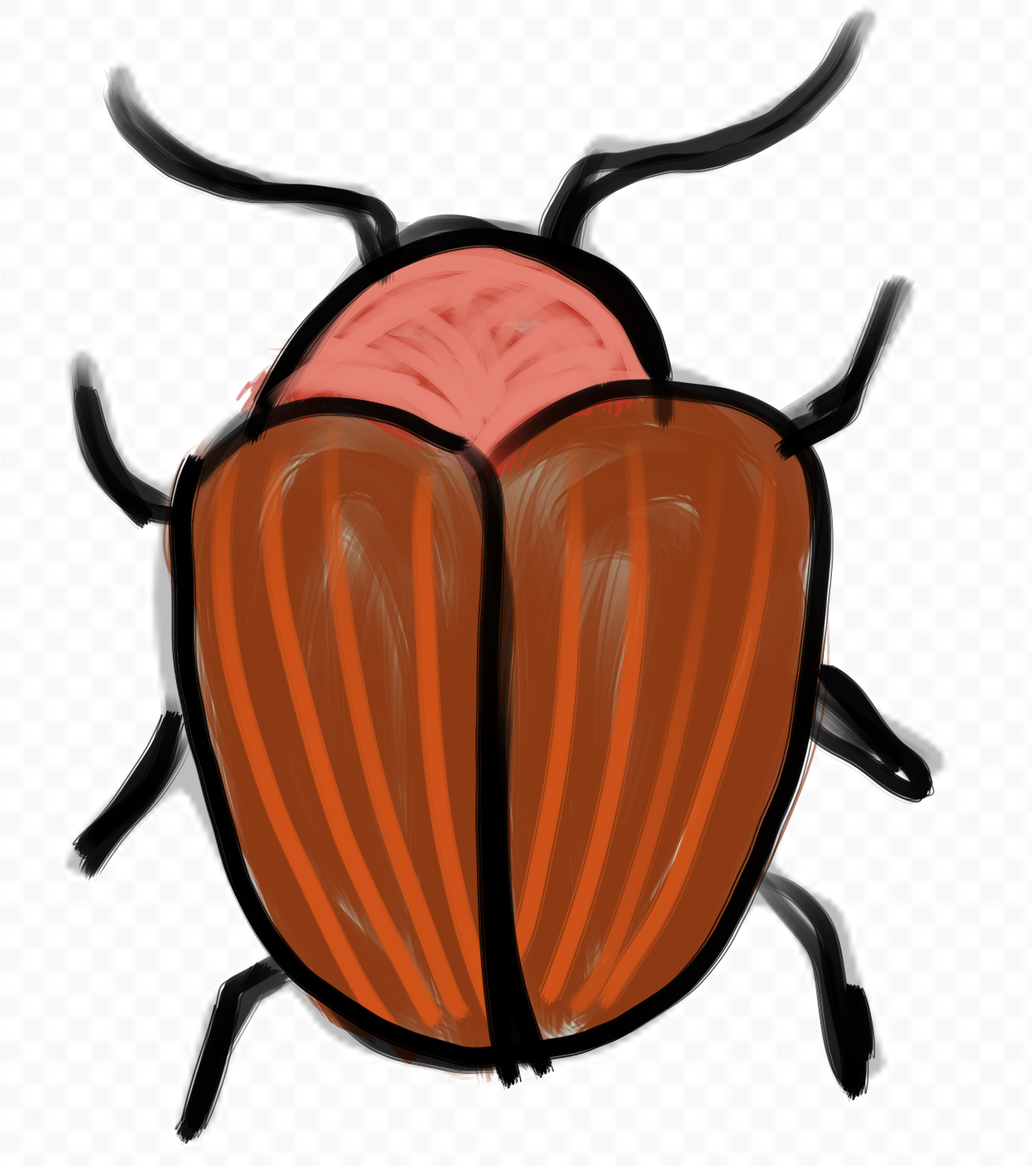
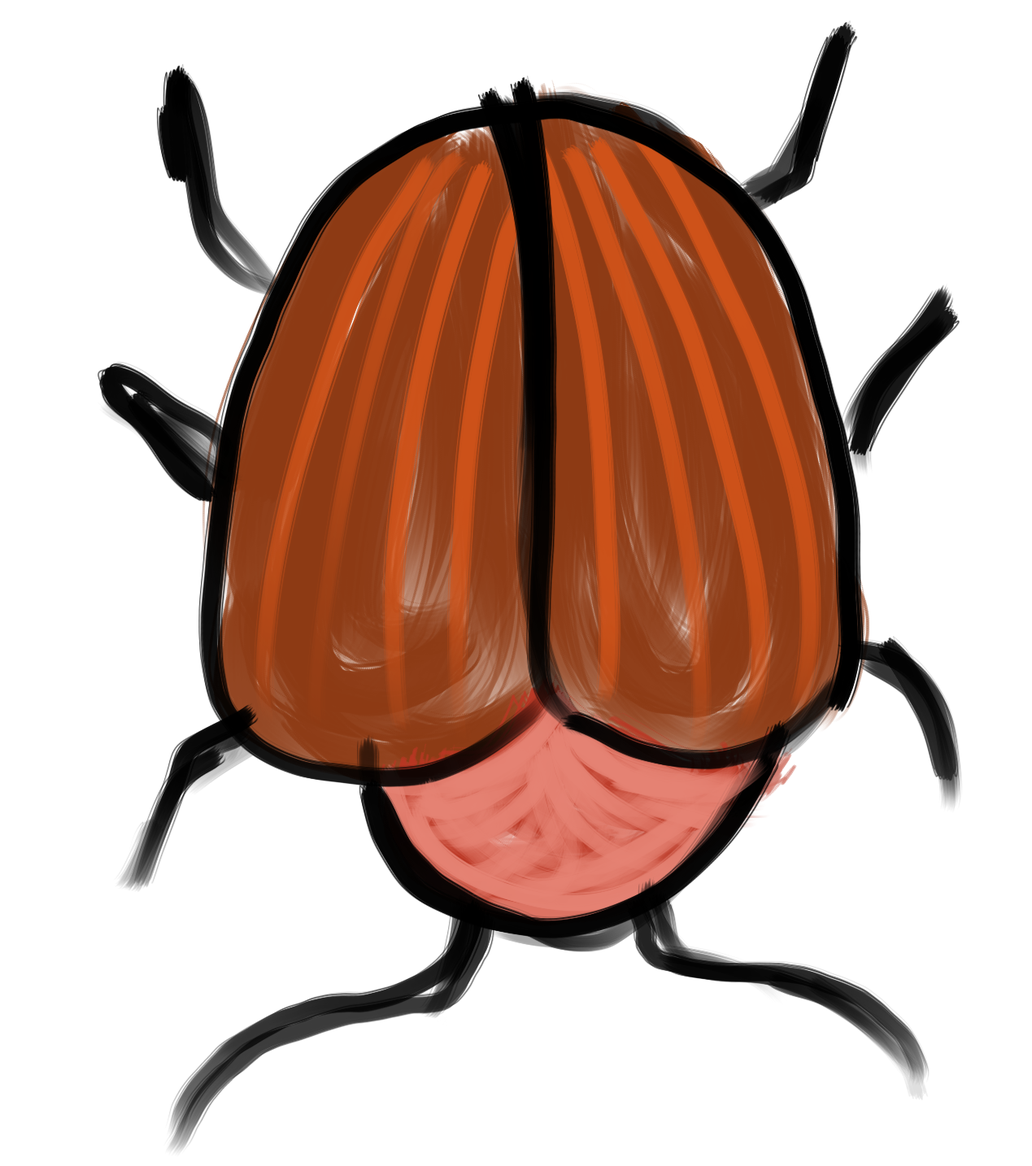
Layered file, before and after one edit (1032×1166). Changes by layer:
painted on "Paint Layer 1" over [46, 0, 984, 1166]
painted on "Paint Layer 6" over [260, 208, 771, 958]
painted on "Paint Layer 5" over [208, 72, 823, 1093]
painted on "Paint Layer 3" over [156, 72, 875, 1093]
hid "Paint Layer 2", painted on it over [0, 0, 1032, 1166]
